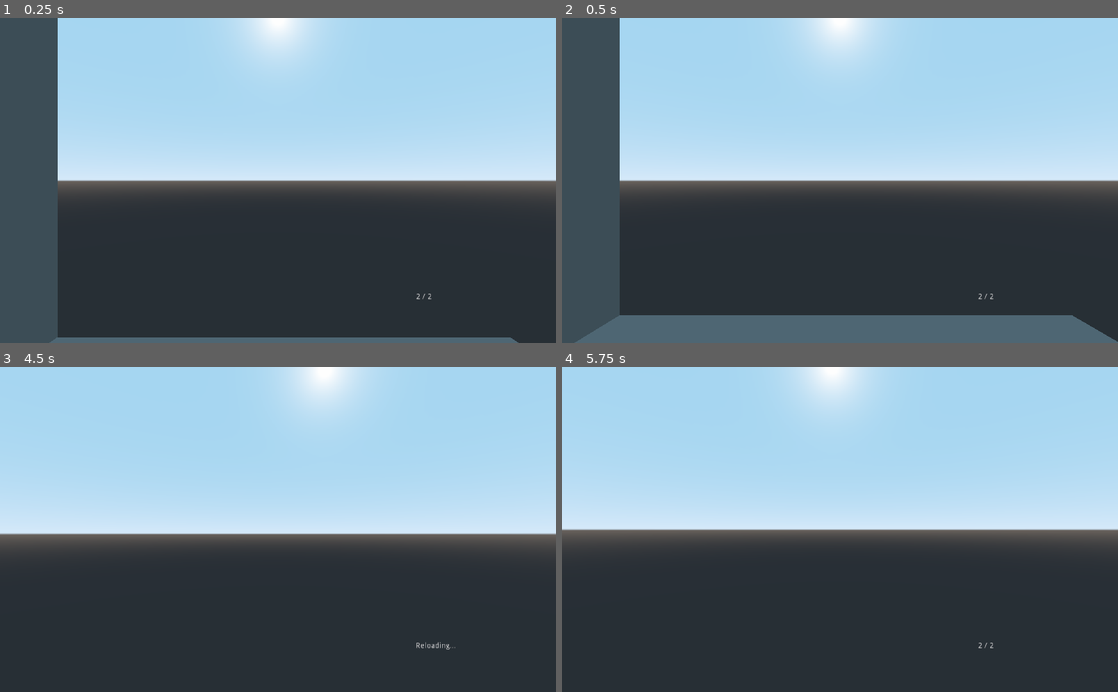
Above: before the commit, frames 1-4 (two rows, left to right).
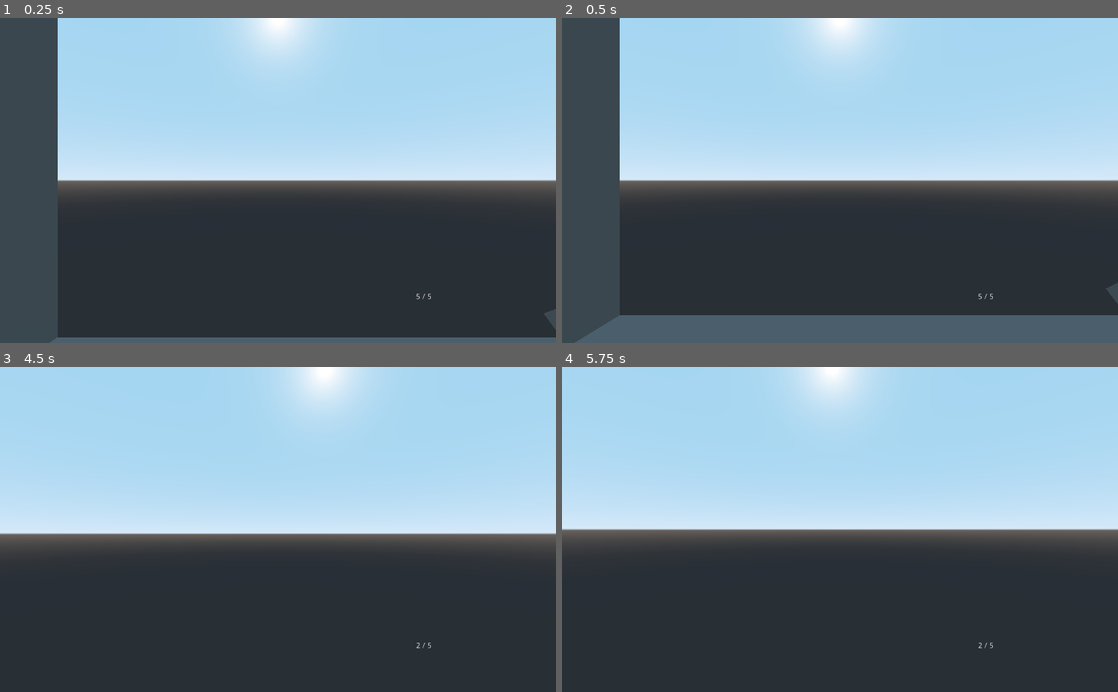
Above: after the commit, the same moments.

Repository: Mike149x/Game2021
Game: Godot game, scene res://MainScene.tscn
Two runs of this game, one before a commit and one after it. Both use one fixed random seed, a clock stepped at 60 frames per second and the inputs below.
Inputs (mouse positions are in pixels of both pictures, inside the frame that each line leads up to):
- Up to frame 1 (0.25 s): no input
- Up to frame 2 (0.5 s): no input
- Up to frame 3 (4.5 s): move the mouse to (305, 529) at 0.52 s; hold W (move_forward) from 0.53 s (still down); tap E (Interact) at 0.6, 2.1, 3.6 s; tap Space (jump) at 0.77, 1.52, 2.75, 3.02, 3.77, 4.25 s; move the mouse to (250, 529) at 1.27 s; click (250, 529) at 1.35 s; tap Enter at 2, 3.5 s; move the mouse to (289, 523) at 2.02 s; move the mouse to (272, 536) at 2.77 s; click (272, 536) at 2.85 s; move the mouse to (316, 532) at 3.52 s; move the mouse to (233, 526) at 4.27 s; click (233, 526) at 4.35 s
- Up to frame 4 (5.75 s): keep holding W (move_forward); tap Space (jump) at 4.52 s; tap Enter at 5 s; move the mouse to (845, 529) at 5.02 s; tap E (Interact) at 5.1 s

The runs differ from the first frame. In frame 1, 0.2% of the frame differs, in the area x 74-100%, y 84-100%; in frame 2, 0.4%, in the area x 74-100%, y 81-100%; in frame 3, less than 0.1%; in frame 4, less than 0.1%.

Commit message:
End of Cycle 2!!!!!!!!

Diff:
--- a/SuperStockTrader/FirstPerson.gd
+++ b/SuperStockTrader/FirstPerson.gd
@@ -17,6 +17,7 @@
 	Input.set_mouse_mode(Input.MOUSE_MODE_CAPTURED)
 	#hides mouse from screen, can now turn indefinitely in any direction
 
+#AIMING WITH MOUSE MOTION
 func _input(event):
 	if event is InputEventMouseMotion:
 		rotate_y(deg2rad(-event.relative.x * mouse_sensitivity))
@@ -40,18 +41,14 @@
 
 	if Input.is_action_just_pressed("ui_cancel"):
 		Input.set_mouse_mode(Input.MOUSE_MODE_VISIBLE)
-
 		#when clicking ESC, mouse appears so user can exit
 
 	if Input.is_action_pressed("move_forward"):
 		direction -= transform.basis.z
-
 	if Input.is_action_pressed("move_backward"):
 		direction += transform.basis.z
-
 	if Input.is_action_pressed("move_left"):
 		direction -= transform.basis.x
-
 	if Input.is_action_pressed("move_right"):
 		direction += transform.basis.x
 
--- a/SuperStockTrader/FirstPerson.tscn
+++ b/SuperStockTrader/FirstPerson.tscn
@@ -1,7 +1,7 @@
 [gd_scene load_steps=6 format=2]
 
 [ext_resource path="res://FirstPerson.gd" type="Script" id=1]
-[ext_resource path="res://Shotgun.gd" type="Script" id=2]
+[ext_resource path="res://Weapon.gd" type="Script" id=2]
 [ext_resource path="res://Interaction.gd" type="Script" id=3]
 
 [sub_resource type="CapsuleShape" id=1]
@@ -41,5 +41,3 @@
 
 [node name="Weapon" type="Node" parent="."]
 script = ExtResource( 2 )
-fire_rate = 1.0
-clip_size = 2
--- a/SuperStockTrader/MainScene.tscn
+++ b/SuperStockTrader/MainScene.tscn
@@ -32,6 +32,36 @@
 [node name="CollisionShape" type="CollisionShape" parent="Ground/StaticBody"]
 shape = SubResource( 2 )
 
+[node name="Ground2" type="MeshInstance" parent="."]
+transform = Transform( 10, 0, 0, 0, 1, 0, 0, 0, 10, 20, -1, 0 )
+mesh = SubResource( 1 )
+material/0 = null
+
+[node name="StaticBody" type="StaticBody" parent="Ground2"]
+
+[node name="CollisionShape" type="CollisionShape" parent="Ground2/StaticBody"]
+shape = SubResource( 2 )
+
+[node name="Tent1" type="MeshInstance" parent="."]
+transform = Transform( -1.54543e-07, 3.09086e-08, 10, 3.53553, 0.707107, 0, -3.53553, 0.707107, -4.37114e-07, 20, 4.572, 4 )
+mesh = SubResource( 1 )
+material/0 = null
+
+[node name="StaticBody" type="StaticBody" parent="Tent1"]
+
+[node name="CollisionShape" type="CollisionShape" parent="Tent1/StaticBody"]
+shape = SubResource( 2 )
+
+[node name="Tent2" type="MeshInstance" parent="."]
+transform = Transform( -1.54543e-07, -3.09086e-08, 10, -3.53553, 0.707107, 0, -3.53553, -0.707107, -4.37114e-07, 20, 4.572, -4.5 )
+mesh = SubResource( 1 )
+material/0 = null
+
+[node name="StaticBody" type="StaticBody" parent="Tent2"]
+
+[node name="CollisionShape" type="CollisionShape" parent="Tent2/StaticBody"]
+shape = SubResource( 2 )
+
 [node name="BigWall" type="MeshInstance" parent="."]
 transform = Transform( -4.37114e-07, 1, -4.37114e-07, 0, -4.37114e-08, -10, -10, -4.37114e-08, 1.91069e-14, -10.5, 3.747, 0 )
 mesh = SubResource( 1 )
@@ -43,19 +73,35 @@
 [node name="CollisionShape" type="CollisionShape" parent="BigWall/StaticBody"]
 shape = SubResource( 2 )
 
-[node name="LightSwitch" type="MeshInstance" parent="."]
+[node name="LightSwitchDemo" type="MeshInstance" parent="."]
 transform = Transform( -4.37114e-08, 1, -4.37114e-08, 0, -4.37114e-08, -1, -1, -4.37114e-08, 1.91069e-15, -9.48727, 2.28409, -4.2301 )
 mesh = SubResource( 1 )
 material/0 = SubResource( 3 )
 
-[node name="StaticBody" type="StaticBody" parent="LightSwitch"]
+[node name="StaticBody" type="StaticBody" parent="LightSwitchDemo"]
+transform = Transform( 1, 0, 0, 0, 1, -8.35189e-23, 0, -8.35188e-23, 1, 0, 0, 0 )
+collision_layer = 2
+script = ExtResource( 3 )
+light = NodePath("../../SpotLightDemo")
+on_by_default = false
+
+[node name="CollisionShape" type="CollisionShape" parent="LightSwitchDemo/StaticBody"]
+transform = Transform( 1, 0, 0, 0, 1, -8.35187e-23, 0, -8.35187e-23, 1, 0, 0, 0 )
+shape = SubResource( 2 )
+
+[node name="LightSwitchDemo2" type="MeshInstance" parent="."]
+transform = Transform( -4.37114e-08, 1, -4.37114e-08, 0, -4.37114e-08, -1, -1, -4.37114e-08, 1.91069e-15, 9.22607, 2.28409, -4.2301 )
+mesh = SubResource( 1 )
+material/0 = SubResource( 3 )
+
+[node name="StaticBody" type="StaticBody" parent="LightSwitchDemo2"]
 transform = Transform( 1, 0, 0, 0, 1, -8.35189e-23, 0, -8.35188e-23, 1, 0, 0, 0 )
 collision_layer = 2
 script = ExtResource( 3 )
 light = NodePath("../../SpotLight")
 on_by_default = false
 
-[node name="CollisionShape" type="CollisionShape" parent="LightSwitch/StaticBody"]
+[node name="CollisionShape" type="CollisionShape" parent="LightSwitchDemo2/StaticBody"]
 transform = Transform( 1, 0, 0, 0, 1, -8.35187e-23, 0, -8.35187e-23, 1, 0, 0, 0 )
 shape = SubResource( 2 )
 
@@ -126,9 +172,19 @@
 "_edit_use_anchors_": false
 }
 
-[node name="SpotLight" type="SpotLight" parent="."]
+[node name="SpotLightDemo" type="SpotLight" parent="."]
 transform = Transform( 0.0954636, -0.03349, 0.994869, -0.995433, -0.00321174, 0.0954095, 0, -0.999434, -0.0336436, -5.93505, 2.57517, -4.08984 )
 spot_angle = 62.5286
 
 [node name="WorldEnvironment" type="WorldEnvironment" parent="."]
 environment = ExtResource( 4 )
+
+[node name="SpotLight" type="SpotLight" parent="."]
+transform = Transform( 1, 0, 0, 0, 1.19249e-08, 1, 0, -1, 1.19249e-08, 26.9509, 7.07764, 0 )
+spot_range = 9.37759
+spot_angle = 42.1875
+
+[node name="SpotLight2" type="SpotLight" parent="SpotLight"]
+transform = Transform( 1, 0, 0, 0, 1, 0, 0, 0, 1, -13.2884, 0, 0 )
+spot_range = 9.37759
+spot_angle = 42.1875
--- a/SuperStockTrader/Shotgun.gd
+++ b/SuperStockTrader/Shotgun.gd
@@ -4,5 +4,7 @@
 
 
 
+
+
 func _ready():
 	raycast.cast_to = Vector3(0, 0, -fire_range)
--- a/SuperStockTrader/default_env.tres
+++ b/SuperStockTrader/default_env.tres
@@ -5,4 +5,4 @@
 [resource]
 background_mode = 2
 background_sky = SubResource( 1 )
-ambient_light_energy = 0.2
+ambient_light_energy = 0.45
--- a/SuperStockTrader/project.godot
+++ b/SuperStockTrader/project.godot
@@ -90,4 +90,5 @@
 
 [rendering]
 
+quality/driver/driver_name="GLES2"
 environment/default_environment="res://default_env.tres"
